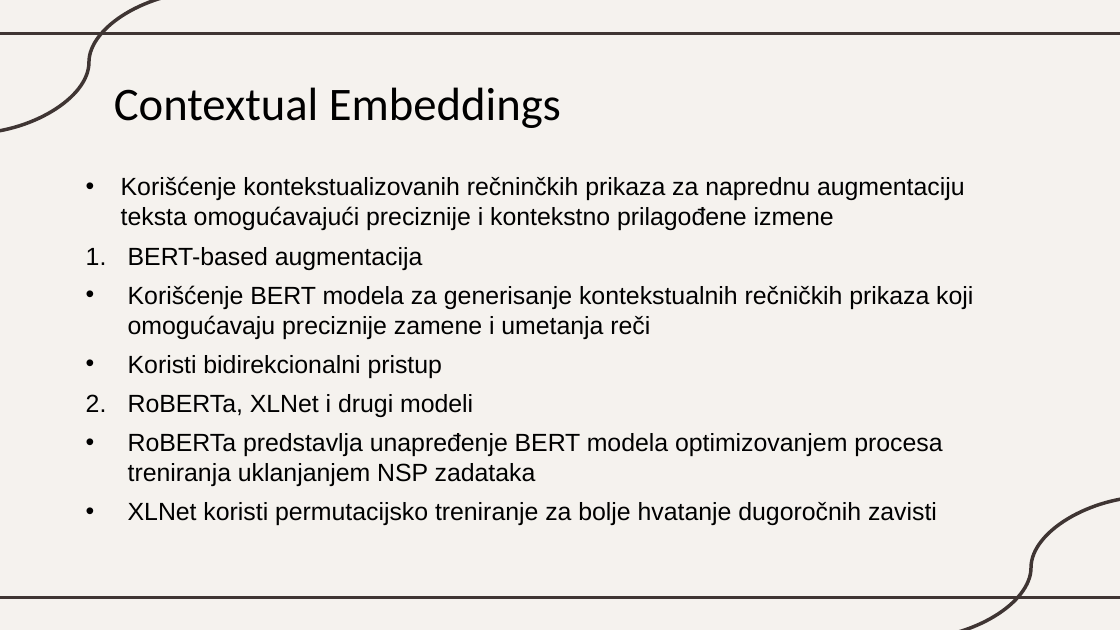
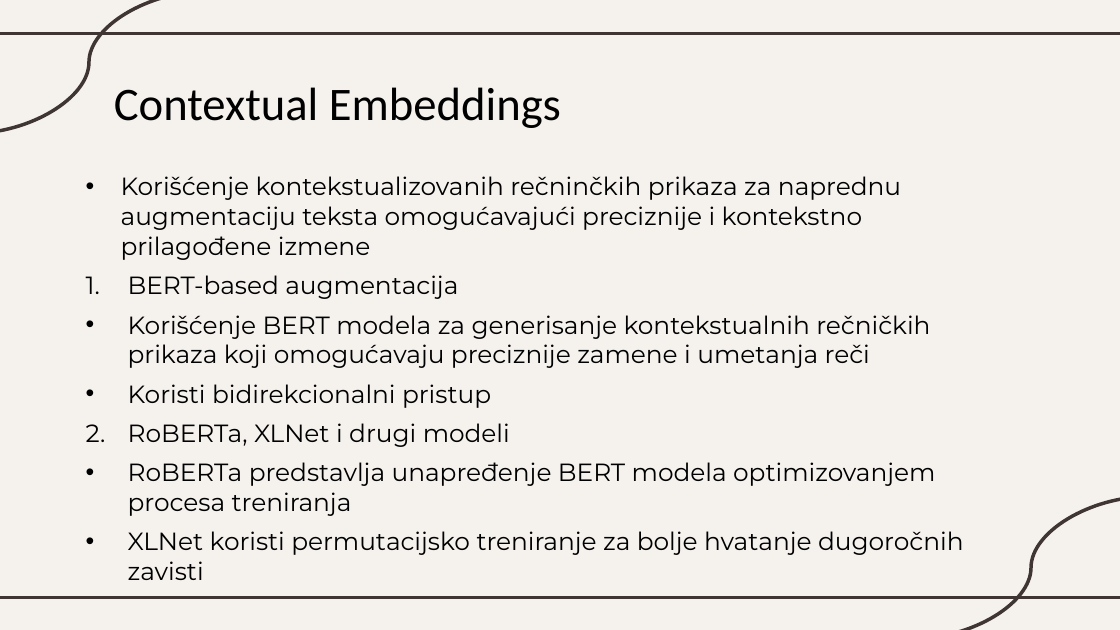
Before and after one commit to katarinaast/Text-data-augmentation, a slide deck: slide 23 of Augmentacija_PDF.pptx. Drawn at 1120x630 pixels with LibreOffice and Linux fonts; fonts in the diff are those of the drawing. Boxes give left, top, right and bottom in pixels: in the first picture for what was removed or moved away, otherwise in the second. Text is boxed around its words. In the diff, an @@ line names an element or a change of style, - is before the commit and + after.

```diff
--- a/Augmentacija_PDF.pptx
+++ b/Augmentacija_PDF.pptx
@@ text at (121,176,964,580): font Arial to Montserrat in "Korišćenje kontekstualizovanih rečninčkih prikaza za napredn ...", "BERT-based augmentacija", "Korišćenje BERT modela za generisanje kontekstualnih rečničk ...", "Koristi bidirekcionalni pristup" and 2 more places @@
@@ text at (128,462,935,516): text changed; font Arial to Montserrat @@
-• RoBERTa predstavlja unapređenje BERT modela optimizovanjem procesa treniranja uklanjanjem NSP zadataka
+• RoBERTa predstavlja unapređenje BERT modela optimizovanjem procesa treniranja
```
Also in this commit, not shown: 21 other slides changed, 1 other file.
